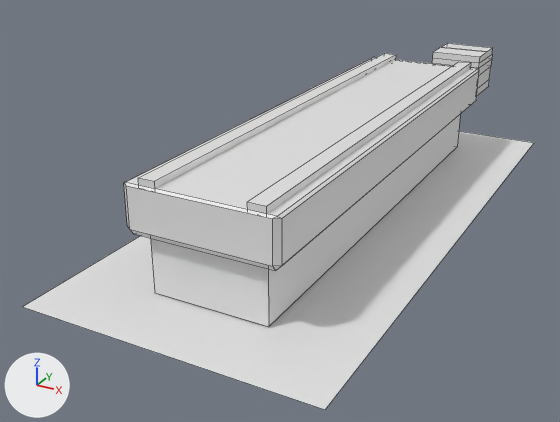
What one commit did to the Blender file Assets/Models/BlendFiles/AllModels.blend.
Rendered twice from a 50 mm camera at (2.19, -7.86, 1.89) aimed at (-0.45, -3.07, -0.51). The axes (+X, +Y, +Z) are drawn at lower left. The lights are the same throughout. Mesh edges are drawn as thin lines. The same objects are shown in both versions, whatever each file hides.

The first picture shows 'Bottom', 'Box', 'Carrier_Longer'.
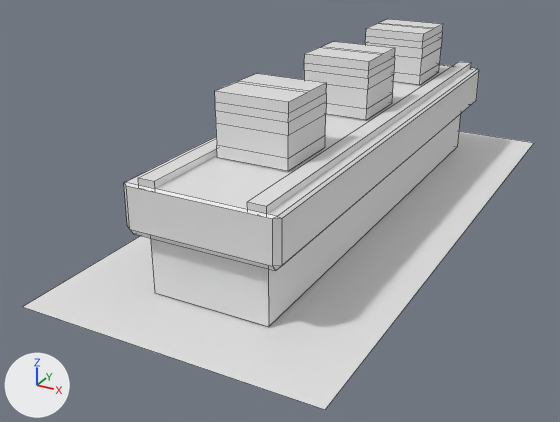
Pixel boxes (x1, y1, x2, y2) of what changed, in the pictures (560 x 422 px):
'Box', moved: before (432, 43, 493, 95); after (215, 73, 327, 171)
'Box.001', added: after (304, 41, 395, 120)
'Box.002', added: after (365, 19, 443, 85)

What changed in the scene script:
```text
Change ob_box:
    ob_box.location: (0.0, 0.0, 0.0) -> (0.0, -3.987, 0.523)
Add ob_box_002:
    ob_box_002 = bpy.data.objects.new('Box.002', me_cube_003.copy())  # the mesh of ob_box
    ob_box_002.location = (0.0, -1.781, 0.523)
Add ob_box_001:
    ob_box_001 = bpy.data.objects.new('Box.001', me_cube_003.copy())  # the mesh of ob_box
    ob_box_001.location = (0.0, -2.861, 0.523)
```
